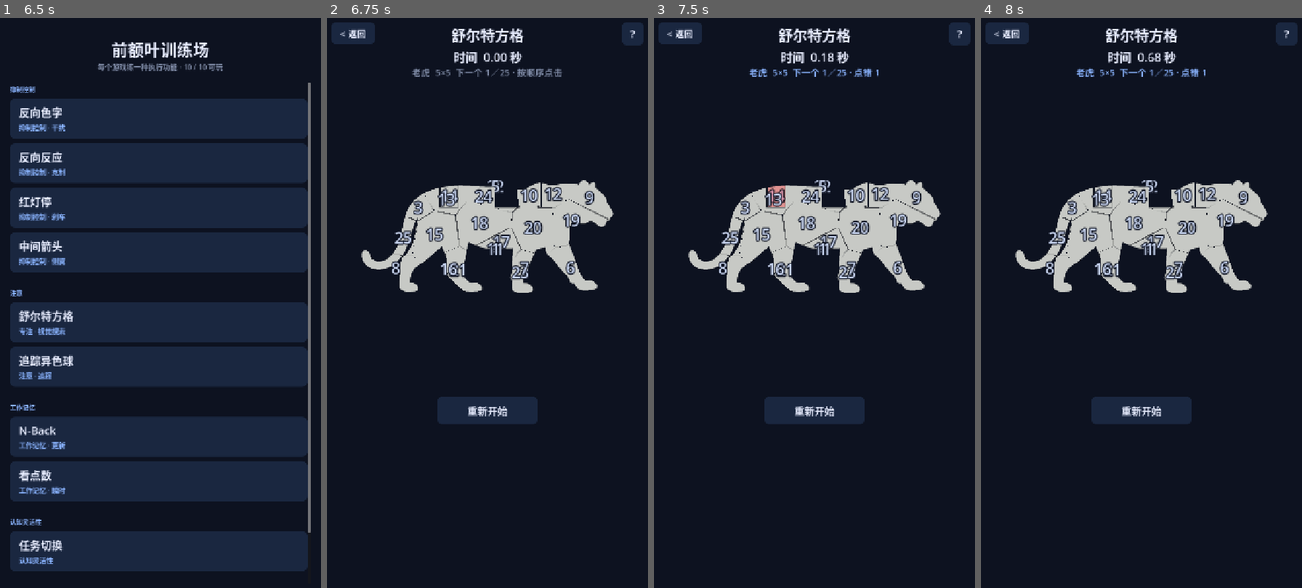
Above: before the commit, frames 1-4 (left to right).
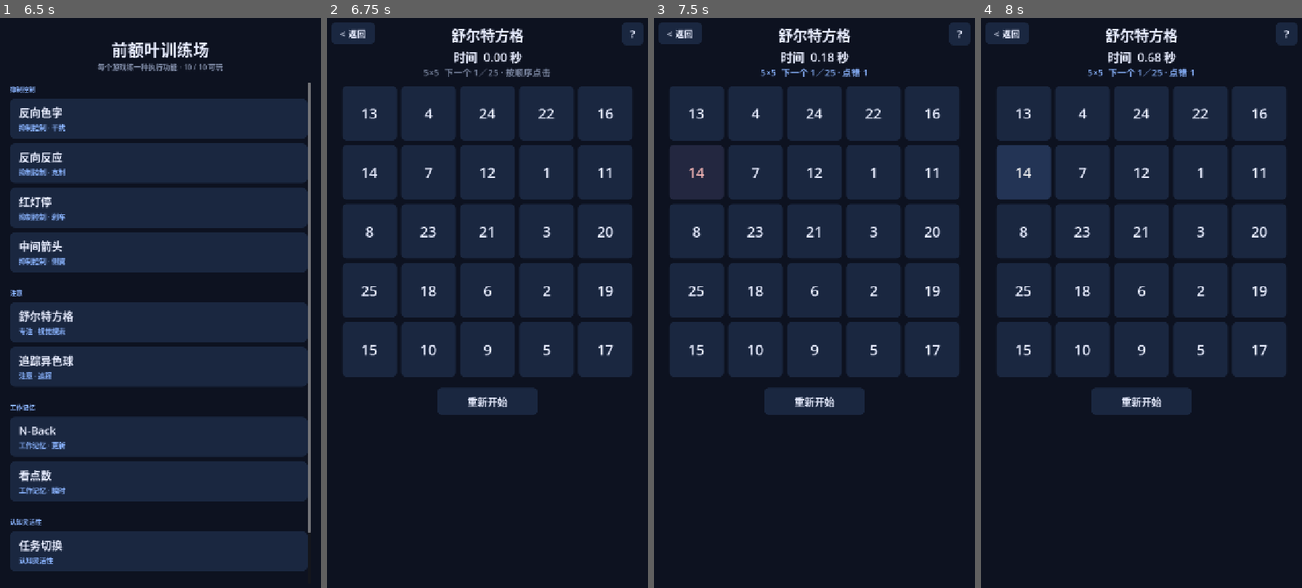
Above: after the commit, the same moments.

Repository: JeffGu98/PrefrontalCortexGame
Game: Godot game, scene res://scenes/Hub.tscn
Two runs of this game, one before a commit and one after it. Both use one fixed random seed, a clock stepped at 60 frames per second and the inputs below.
Inputs (mouse positions are in pixels of both pictures, inside the frame that each line leads up to):
- Up to frame 1 (6.5 s): click (157, 120) at 0.52 s; click "< 返回" at 1.25 s; click (157, 160) at 2.02 s; click "< 返回" at 2.75 s; click (157, 206) at 3.52 s; click "< 返回" at 4.25 s; click (157, 251) at 5.02 s; click "< 返回" at 5.75 s
- Up to frame 2 (6.75 s): click (484, 320) at 6.52 s
- Up to frame 3 (7.5 s): click "14" at 7.25 s
- Up to frame 4 (8 s): no input

Frame 1 is identical in both runs. In frame 2, 42% of the frame differs, in the area x 4-96%, y 8-72%; in frame 3, 42%; in frame 4, 42%.

Commit message:
Restore numeric Schulte boards and ship 1.1.11.
舒尔特改回数字格，不再用动物剪影切块。保留 5×5→6×6→7×7 和进度门。

Diff:
--- a/project.godot
+++ b/project.godot
@@ -11,7 +11,7 @@
 [application]
 
 config/name="前额叶训练场"
-config/version="1.1.10"
+config/version="1.1.11"
 run/main_scene="res://scenes/Hub.tscn"
 config/features=PackedStringArray("4.7", "Mobile")
 config/icon="res://icon.png"
--- a/scripts/Schulte.gd
+++ b/scripts/Schulte.gd
@@ -1,28 +1,19 @@
 extends "res://scripts/GameBase.gd"
-## 舒尔特方格：动物剪影切成不规则块，数字叠在块上。
+## 舒尔特方格：数字格 5×5 起，点完升到 6×6、7×7。
 
 
 const MIN_SIZE := 5
 const MAX_SIZE := 7
 const BEST_PATH := "user://schulte_best.cfg"
-const ASSET_DIR := "res://assets/schulte/"
-const NAMES_PATH := "res://assets/schulte/names.cfg"
-const FALLBACK_PNGS := [
-	"cat.png", "dog.png", "fox.png", "panda.png", "elephant.png",
-	"owl.png", "tiger.png", "rabbit.png", "penguin.png", "deer.png",
-]
+const GAP := 10.0
+const CELL_MAX := 120.0
+const CELL_MIN := 36.0
 const HUD_TOP := 156.0
-const SIDE_MARGIN := 28.0
+const SIDE_MARGIN := 36.0
 const BOTTOM_RESERVE := 108.0
 const RESTART_W := 220.0
 const RESTART_H := 60.0
 const NEXT_BOARD_GAP := 0.7
-const MASK_SIZE := 256
-const CRACK := 1.2
-const DEBUG_PERF := false
-const LINE := Color("#f3ead2")
-const WAIT_TINT := Color(0.82, 0.86, 0.94)
-const DONE_NUM := Color("#2a3548")
 
 enum Phase { GATE, PLAY }
 
@@ -36,14 +27,8 @@
 var mistakes := 0
 var board_id := 0
 var best_times := {5: -1.0, 6: -1.0, 7: -1.0}
-var last_animal_id := ""
-var animal_id := ""
-var animal_name := ""
-var animal_img: Image
-var piece_info: Array = []
-var animals: Array = []
-
-var board: Control
+
+var grid: GridContainer
 var time_label: Label
 var status_label: Label
 var restart_button: Button
@@ -52,14 +37,13 @@
 
 func _init() -> void:
 	title_text = "舒尔特方格"
-	help_text = "每盘抽一张动物剪影，沿外形切成不规则小块，数字叠在块上。从 1 开始按顺序点，越快越好。点对揭开这块，点错闪红但不重来。第一次点击开始计时。\n点完 5×5 会上 6×6，再上 7×7，换一张新图。块的位置不会在中途乱动。\n做到哪一档会记住。再进时选继续最新一档，或从 5×5 重来。"
+	help_text = "格子里随机排着数字。从 1 开始按顺序点，越快越好。点错会闪红并计入失误，但不用从头来。第一次点击开始计时。\n点完 5×5 会上 6×6，再上 7×7。格子不会在中途换位。\n做到哪一档会记住。再进时选继续最新一档，或从 5×5 重来。"
 
 
 func _build_game() -> void:
-	_load_animals()
 	_load_best()
 	_build_hud()
-	_build_board()
+	_build_grid()
 	_build_restart_button()
 	_layout_board()
 	if latest_size > MIN_SIZE:
@@ -84,11 +68,11 @@
 	add_child(status_label)
 
 
-func _build_board() -> void:
-	board = Control.new()
-	board.mouse_filter = Control.MOUSE_FILTER_IGNORE
-	board.texture_filter = CanvasItem.TEXTURE_FILTER_LINEAR
-	add_child(board)
+func _build_grid() -> void:
+	grid = GridContainer.new()
+	grid.add_theme_constant_override("h_separation", int(GAP))
+	grid.add_theme_constant_override("v_separation", int(GAP))
+	add_child(grid)
 
 
 func _build_restart_button() -> void:
@@ -103,36 +87,33 @@
 
 
 func _notification(what: int) -> void:
-	if what == NOTIFICATION_RESIZED and board != null:
+	if what == NOTIFICATION_RESIZED and grid != null:
 		_layout_board()
 
 
 func _layout_board() -> void:
+	var cell := _cell_size()
+	var total := grid_size * cell + (grid_size - 1) * GAP
+	var vp := get_viewport_rect().size
+	grid.position = Vector2((vp.x - total) / 2.0, HUD_TOP)
+	grid.size = Vector2(total, total)
+	var font_size := clampi(int(cell * 0.32), 14, 32)
+	for btn in cells:
+		var cell_btn: Button = btn
+		cell_btn.custom_minimum_size = Vector2(cell, cell)
+		cell_btn.add_theme_font_size_override("font_size", font_size)
+	restart_button.position = Vector2((vp.x - RESTART_W) / 2.0, grid.position.y + total + 24.0)
+	_layout_progress_gate()
+
+
+func _cell_size() -> float:
 	var vp := get_viewport_rect().size
 	var avail_w := vp.x - SIDE_MARGIN * 2.0
 	var avail_h := vp.y - HUD_TOP - BOTTOM_RESERVE
-	var side := minf(avail_w, avail_h)
-	board.position = Vector2((vp.x - side) / 2.0, HUD_TOP)
-	board.size = Vector2(side, side)
-	var font_size := clampi(int(side / float(grid_size) * 0.36), 14, 34)
-	var outline := clampi(int(side / float(grid_size) * 0.08), 4, 10)
-	for btn in cells:
-		_layout_piece(btn, font_size, outline)
-	restart_button.position = Vector2((vp.x - RESTART_W) / 2.0, board.position.y + side + 20.0)
-	_layout_progress_gate()
-
-
-func _layout_piece(btn: TextureButton, font_size: int, outline: int) -> void:
-	var uv: Rect2 = btn.get_meta("uv_rect")
-	var centroid: Vector2 = btn.get_meta("centroid")
-	btn.position = uv.position * board.size
-	btn.size = uv.size * board.size
-	var num: Label = btn.get_node("Num")
-	num.add_theme_font_size_override("font_size", font_size)
-	num.add_theme_constant_override("outline_size", outline)
-	var local := (centroid - uv.position) / uv.size
-	num.size = Vector2(font_size * 2.2, font_size * 1.4)
-	num.position = local * btn.size - num.size * 0.5
+	var inner_w := avail_w - GAP * (grid_size - 1)
+	var inner_h := avail_h - GAP * (grid_size - 1)
+	var cell := minf(inner_w / grid_size, inner_h / grid_size)
+	return clampf(cell, CELL_MIN, CELL_MAX)
 
 
 func _cell_count() -> int:
@@ -145,11 +126,33 @@
 	return "%d×%d" % [n, n]
 
 
+func _style_cell(btn: Button) -> void:
+	var normal := StyleBoxFlat.new()
+	normal.bg_color = Color("#1a2740")
+	normal.set_corner_radius_all(10)
+	btn.add_theme_stylebox_override("normal", normal)
+
+	var hover := StyleBoxFlat.new()
+	hover.bg_color = Color("#233455")
+	hover.set_corner_radius_all(10)
+	btn.add_theme_stylebox_override("hover", hover)
+
+	var pressed := StyleBoxFlat.new()
+	pressed.bg_color = Color("#152038")
+	pressed.set_corner_radius_all(10)
+	btn.add_theme_stylebox_override("pressed", pressed)
+
+	var disabled := StyleBoxFlat.new()
+	disabled.bg_color = Color("#132034")
+	disabled.set_corner_radius_all(10)
+	btn.add_theme_stylebox_override("disabled", disabled)
+
+
 func _show_gate() -> void:
 	phase = Phase.GATE
 	finished = true
 	started = false
-	board.visible = false
+	grid.visible = false
 	restart_button.visible = false
 	_show_progress_gate(
 		"上次做到 %s。\n这一局进最新一档，还是从 5×5 重来？" % _size_label(latest_size),
@@ -163,7 +166,7 @@
 
 func _hide_gate() -> void:
 	_hide_progress_gate()
-	board.visible = true
+	grid.visible = true
 	restart_button.visible = true
 
 
@@ -181,95 +184,6 @@
 	_save_progress()
 	_hide_gate()
 	_start_board(MIN_SIZE)
-
-
-func _load_animals() -> void:
-	animals.clear()
-	var labels := {}
-	var cfg := ConfigFile.new()
-	if cfg.load(NAMES_PATH) == OK:
-		for key in cfg.get_section_keys("names"):
-			labels[String(key)] = str(cfg.get_value("names", key))
-	var files := _list_animal_pngs()
-	for fname in files:
-		var id := fname.get_basename()
-		animals.append({
-			"id": id,
-			"name": str(labels.get(id, id)),
-			"path": ASSET_DIR + fname,
-		})
-
-
-func _list_animal_pngs() -> Array[String]:
-	var files: Array[String] = []
-	var seen := {}
-	var raw: Array[String] = []
-	for entry in ResourceLoader.list_directory(ASSET_DIR):
-		raw.append(String(entry))
-	var dir := DirAccess.open(ASSET_DIR)
-	if dir != null:
-		for entry in dir.get_files():
-			raw.append(String(entry))
-	for entry in raw:
-		var name := String(entry).trim_suffix("/")
-		if name.begins_with("_") or name.begins_with("."):
-			continue
-		if name.ends_with(".import"):
-			name = name.trim_suffix(".import")
-		if name.get_extension().to_lower() != "png":
-			continue
-		if seen.has(name):
-			continue
-		seen[name] = true
-		files.append(name)
-	files.sort()
-	if files.is_empty():
-		for fname in FALLBACK_PNGS:
-			files.append(String(fname))
-	return files
-
-
-func _load_animal_image(path: String) -> Image:
-	var img := Image.new()
-	if FileAccess.file_exists(path):
-		var buf := FileAccess.get_file_as_bytes(path)
-		if buf.size() > 8 and img.load_png_from_buffer(buf) == OK:
-			img.convert(Image.FORMAT_RGBA8)
-			return img
-	if img.load(path) == OK:
-		img.convert(Image.FORMAT_RGBA8)
-		return img
-	var tex := ResourceLoader.load(path) as Texture2D
-	if tex != null:
-		var from_tex := tex.get_image()
-		if from_tex == null:
-			from_tex = RenderingServer.texture_2d_get(tex.get_rid())
-		if from_tex != null:
-			from_tex.convert(Image.FORMAT_RGBA8)
-			return from_tex
-	return null
-
-
-func _pick_animal() -> void:
-	var pool: Array = []
-	for a in animals:
-		if String(a["id"]) != last_animal_id:
-			pool.append(a)
-	if pool.is_empty():
-		pool = animals.duplicate()
-	animal_img = Image.create(MASK_SIZE, MASK_SIZE, false, Image.FORMAT_RGBA8)
-	animal_img.fill(Color(0, 0, 0, 0))
-	if pool.is_empty():
-		animal_id = ""
-		animal_name = "剪影"
-		return
-	var picked: Dictionary = pool.pick_random()
-	animal_id = String(picked["id"])
-	animal_name = String(picked["name"])
-	last_animal_id = animal_id
-	var loaded := _load_animal_image(String(picked["path"]))
-	if loaded != null:
-		animal_img = loaded
 
 
 func _start_new() -> void:
@@ -292,66 +206,46 @@
 	mistakes = 0
 	time_label.text = "时间  0.00 秒"
 	_hide_gate()
-	var t0 := Time.get_ticks_msec()
-	_pick_animal()
-	var t1 := Time.get_ticks_msec()
-	_shatter()
-	var t2 := Time.get_ticks_msec()
 	_rebuild_cells()
-	var t3 := Time.get_ticks_msec()
+	_reset_grid()
 	_layout_board()
 	_remember_level()
 	_refresh_status()
-	if DEBUG_PERF:
-		print("schulte board %dx%d pick=%d shatter=%d rebuild=%d total=%d" % [
-			grid_size, grid_size, t1 - t0, t2 - t1, t3 - t2, t3 - t0
-		])
-
-
-func _clear_board() -> void:
-	for child in board.get_children():
-		board.remove_child(child)
+
+
+func _rebuild_cells() -> void:
+	for child in grid.get_children():
+		grid.remove_child(child)
 		child.free()
 	cells.clear()
-
-
-func _rebuild_cells() -> void:
-	_clear_board()
+	grid.columns = grid_size
+	for i in range(_cell_count()):
+		var btn := Button.new()
+		btn.focus_mode = Control.FOCUS_NONE
+		btn.add_theme_color_override("font_color", Color("#e8edff"))
+		btn.add_theme_color_override("font_disabled_color", Color("#4a6a8f"))
+		_style_cell(btn)
+		btn.pressed.connect(_on_cell_pressed.bind(btn))
+		grid.add_child(btn)
+		cells.append(btn)
+
+
+func _reset_grid() -> void:
 	var numbers: Array = []
 	for i in range(1, _cell_count() + 1):
 		numbers.append(i)
 	numbers.shuffle()
-	for i in range(piece_info.size()):
-		var info: Dictionary = piece_info[i]
-		var btn := TextureButton.new()
-		btn.ignore_texture_size = true
-		btn.stretch_mode = TextureButton.STRETCH_SCALE
-		btn.texture_filter = CanvasItem.TEXTURE_FILTER_LINEAR
-		btn.texture_normal = info["tex"]
-		btn.texture_click_mask = info["mask"]
-		btn.focus_mode = Control.FOCUS_NONE
-		btn.modulate = WAIT_TINT
+	for i in range(_cell_count()):
+		var btn: Button = cells[i]
+		btn.text = str(numbers[i])
 		btn.set_meta("num", numbers[i])
-		btn.set_meta("done", false)
-		btn.set_meta("uv_rect", info["uv_rect"])
-		btn.set_meta("centroid", info["centroid"])
-		btn.pressed.connect(_on_cell_pressed.bind(btn))
-		var num := Label.new()
-		num.name = "Num"
-		num.horizontal_alignment = HORIZONTAL_ALIGNMENT_CENTER
-		num.vertical_alignment = VERTICAL_ALIGNMENT_CENTER
-		num.mouse_filter = Control.MOUSE_FILTER_IGNORE
-		num.add_theme_color_override("font_color", Color("#f4f7ff"))
-		num.add_theme_color_override("font_outline_color", Color("#0d1220"))
-		num.add_theme_constant_override("outline_size", 8)
-		num.text = str(numbers[i])
-		btn.add_child(num)
-		board.add_child(btn)
-		cells.append(btn)
-
-
-func _on_cell_pressed(btn: TextureButton) -> void:
-	if phase != Phase.PLAY or finished or bool(btn.get_meta("done")):
+		btn.disabled = false
+		btn.modulate = Color.WHITE
+		btn.scale = Vector2.ONE
+
+
+func _on_cell_pressed(btn: Button) -> void:
+	if phase != Phase.PLAY or finished or btn.disabled:
 		return
 	if not started:
 		started = true
@@ -369,23 +263,21 @@
 		_refresh_status()
 
 
-func _mark_correct(btn: TextureButton) -> void:
-	btn.set_meta("done", true)
-	var num: Label = btn.get_node("Num")
-	num.visible = true
-	num.add_theme_color_override("font_color", DONE_NUM)
+func _mark_correct(btn: Button) -> void:
+	btn.disabled = true
+	btn.modulate = Color("#4ade80")
 	btn.pivot_offset = btn.size * 0.5
-	btn.scale = Vector2(1.06, 1.06)
+	btn.scale = Vector2(1.12, 1.12)
 	var tween := create_tween()
 	tween.set_parallel(true)
-	tween.tween_property(btn, "modulate", Color.WHITE, 0.22)
+	tween.tween_property(btn, "modulate", Color(0.55, 0.85, 0.7), 0.45)
 	tween.tween_property(btn, "scale", Vector2.ONE, 0.18).set_trans(Tween.TRANS_BACK)
 
 
-func _flash_wrong(btn: TextureButton) -> void:
+func _flash_wrong(btn: Button) -> void:
+	btn.modulate = Color(1.0, 0.35, 0.35)
 	var tween := create_tween()
-	tween.tween_property(btn, "modulate", Color(1.0, 0.4, 0.45), 0.05)
-	tween.tween_property(btn, "modulate", WAIT_TINT, 0.28)
+	tween.tween_property(btn, "modulate", Color.WHITE, 0.3)
 
 
 func _process(delta: float) -> void:
@@ -400,13 +292,13 @@
 	started = false
 	var is_best := _record_best()
 	var suffix := " · 新纪录" if is_best else ""
-	status_label.text = "%s %s 完成 %.2f 秒（点错 %d）%s" % [animal_name, _size_label(), elapsed, mistakes, suffix]
+	status_label.text = "%s 完成 %.2f 秒（点错 %d）%s" % [_size_label(), elapsed, mistakes, suffix]
 	status_label.add_theme_color_override("font_color", Color("#ffd75d") if is_best else Color("#4ade80"))
 	if grid_size < MAX_SIZE:
 		var nxt := grid_size + 1
 		latest_size = nxt
 		_save_progress()
-		_burst_feedback(animal_name, Color("#ffd75d") if is_best else Color("#4ade80"))
+		_burst_feedback(_size_label(), Color("#ffd75d") if is_best else Color("#4ade80"))
 		var id := board_id
 		await get_tree().create_timer(NEXT_BOARD_GAP).timeout
 		if not is_inside_tree() or id != board_id or phase != Phase.PLAY:
@@ -414,7 +306,7 @@
 		_start_board(nxt)
 	else:
 		_save_progress()
-		_burst_feedback(animal_name, Color("#ffd75d") if is_best else Color("#4ade80"))
+		_burst_feedback(_size_label(), Color("#ffd75d") if is_best else Color("#4ade80"))
 
 
 func _refresh_status() -> void:
@@ -425,7 +317,7 @@
 		status_label.text = _idle_text()
 		return
 	status_label.add_theme_color_override("font_color", Color("#8ab4ff"))
-	var body := "%s  %s  下一个 %d／%d" % [animal_name, _size_label(), next_number, _cell_count()]
+	var body := "%s  下一个 %d／%d" % [_size_label(), next_number, _cell_count()]
 	if mistakes > 0:
 		body += " · 点错 %d" % mistakes
 	status_label.text = body
@@ -433,7 +325,7 @@
 
 func _idle_text() -> String:
 	var best: float = best_times.get(grid_size, -1.0)
-	var head := "%s  %s  下一个 1／%d" % [animal_name, _size_label(), _cell_count()]
+	var head := "%s  下一个 1／%d" % [_size_label(), _cell_count()]
 	if best > 0.0:
 		return "%s · 最佳 %.2f 秒" % [head, best]
 	return "%s · 按顺序点击" % head
@@ -471,214 +363,3 @@
 	config.set_value("best", "time_7", best_times.get(7, -1.0))
 	config.set_value("best", "size", clampi(latest_size, MIN_SIZE, MAX_SIZE))
 	config.save(BEST_PATH)
-
-
-func _shatter() -> void:
-	piece_info.clear()
-	if animal_img == null:
-		return
-	var t0 := Time.get_ticks_msec()
-	var src_full := animal_img.duplicate()
-	src_full.convert(Image.FORMAT_RGBA8)
-	var src := src_full.duplicate()
-	src.resize(MASK_SIZE, MASK_SIZE, Image.INTERPOLATE_BILINEAR)
-	var t1 := Time.get_ticks_msec()
-	var inside := _alpha_mask(src)
-	var center := _mask_center(inside)
-	var n := grid_size
-	var count := n * n
-	var sites := _place_sites(inside, n, center)
-	var t2 := Time.get_ticks_msec()
-	var labels := PackedInt32Array()
-	labels.resize(MASK_SIZE * MASK_SIZE)
-	labels.fill(-1)
-	_assign_voronoi(inside, sites, labels, n)
-	var t3 := Time.get_ticks_msec()
-	var mins: Array[Vector2i] = []
-	var maxs: Array[Vector2i] = []
-	var sums: Array[Vector2] = []
-	var area: PackedInt32Array = PackedInt32Array()
-	area.resize(count)
-	for i in range(count):
-		mins.append(Vector2i(MASK_SIZE, MASK_SIZE))
-		maxs.append(Vector2i(-1, -1))
-		sums.append(Vector2.ZERO)
-	for y in range(MASK_SIZE):
-		for x in range(MASK_SIZE):
-			var lab := labels[y * MASK_SIZE + x]
-			if lab < 0:
-				continue
-			area[lab] += 1
-			sums[lab] += Vector2(x, y)
-			mins[lab] = Vector2i(mini(mins[lab].x, x), mini(mins[lab].y, y))
-			maxs[lab] = Vector2i(maxi(maxs[lab].x, x), maxi(maxs[lab].y, y))
-	var t4 := Time.get_ticks_msec()
-	var paint := src_full
-	if src_full.get_width() > 512:
-		paint = src_full.duplicate()
-		paint.resize(512, 512, Image.INTERPOLATE_BILINEAR)
-	var src_w: int = paint.get_width()
-	var src_h: int = paint.get_height()
-	var src_bytes: PackedByteArray = paint.get_data()
-	var sx := float(src_w) / float(MASK_SIZE)
-	var sy := float(src_h) / float(MASK_SIZE)
-	var cream_r := int(LINE.r * 255.0)
-	var cream_g := int(LINE.g * 255.0)
-	var cream_b := int(LINE.b * 255.0)
-	for i in range(count):
-		if area[i] <= 0:
-			var p: Vector2 = sites[i]
-			var fx := clampi(int(p.x), 0, MASK_SIZE - 1)
-			var fy := clampi(int(p.y), 0, MASK_SIZE - 1)
-			mins[i] = Vector2i(maxi(fx - 4, 0), maxi(fy - 4, 0))
-			maxs[i] = Vector2i(mini(fx + 4, MASK_SIZE - 1), mini(fy + 4, MASK_SIZE - 1))
-			sums[i] = Vector2(fx, fy)
-			area[i] = 1
-		var x0: int = mins[i].x
-		var y0: int = mins[i].y
-		var w: int = maxi(maxs[i].x - x0 + 1, 1)
-		var h: int = maxi(maxs[i].y - y0 + 1, 1)
-		var src_x0 := clampi(int(floor(float(x0) * sx)), 0, src_w - 1)
-		var src_y0 := clampi(int(floor(float(y0) * sy)), 0, src_h - 1)
-		var pw := clampi(int(ceil(float(w) * sx)), 1, src_w - src_x0)
-		var ph := clampi(int(ceil(float(h) * sy)), 1, src_h - src_y0)
-		var piece_bytes := PackedByteArray()
-		piece_bytes.resize(pw * ph * 4)
-		for py in range(ph):
-			var src_row := ((src_y0 + py) * src_w + src_x0) * 4
-			var dst_row := py * pw * 4
-			for px in range(pw):
-				var mx := clampi(int(floor(float(src_x0 + px) / sx)), 0, MASK_SIZE - 1)
-				var my := clampi(int(floor(float(src_y0 + py) / sy)), 0, MASK_SIZE - 1)
-				if labels[my * MASK_SIZE + mx] != i:
-					continue
-				var si: int = src_row + px * 4
-				var a: int = src_bytes[si + 3]
-				if a <= 5:
-					continue
-				var di: int = dst_row + px * 4
-				if a < 51:
-					piece_bytes[di] = cream_r
-					piece_bytes[di + 1] = cream_g
-					piece_bytes[di + 2] = cream_b
-					piece_bytes[di + 3] = a
-				else:
-					piece_bytes[di] = src_bytes[si]
-					piece_bytes[di + 1] = src_bytes[si + 1]
-					piece_bytes[di + 2] = src_bytes[si + 2]
-					piece_bytes[di + 3] = a
-		var piece := Image.create_from_data(pw, ph, false, Image.FORMAT_RGBA8, piece_bytes)
-		var tex := ImageTexture.create_from_image(piece)
-		var bm := BitMap.new()
-		bm.create_from_image_alpha(piece, 0.12)
-		var scale := 1.0 / float(MASK_SIZE)
-		var centroid := sums[i] / float(area[i])
-		piece_info.append({
-			"tex": tex,
-			"mask": bm,
-			"uv_rect": Rect2(Vector2(x0, y0) * scale, Vector2(w, h) * scale),
-			"centroid": centroid * scale,
-		})
-	if DEBUG_PERF:
-		print("schulte shatter resize=%d mask=%d voronoi=%d crack=%d paint=%d" % [
-			t1 - t0, t2 - t1, t3 - t2, t4 - t3, Time.get_ticks_msec() - t4
-		])
-
-
-func _alpha_mask(src: Image) -> PackedByteArray:
-	var data: PackedByteArray = src.get_data()
-	var total := MASK_SIZE * MASK_SIZE
-	var inside := PackedByteArray()
-	inside.resize(total)
-	var p := 3
-	for i in range(total):
-		inside[i] = 1 if data[p] > 10 else 0
-		p += 4
-	return inside
-
-
-func _mask_center(inside: PackedByteArray) -> Vector2:
-	var sx := 0
-	var sy := 0
-	var n := 0
-	for y in range(MASK_SIZE):
-		for x in range(MASK_SIZE):
-			if inside[y * MASK_SIZE + x] == 0:
-				continue
-			sx += x
-			sy += y
-			n += 1
-	if n == 0:
-		return Vector2(MASK_SIZE * 0.5, MASK_SIZE * 0.5)
-	return Vector2(float(sx) / float(n), float(sy) / float(n))
-
-
-func _place_sites(inside: PackedByteArray, n: int, center: Vector2) -> PackedVector2Array:
-	var sites := PackedVector2Array()
-	sites.resize(n * n)
-	for row in range(n):
-		for col in range(n):
-			var gx := (col + 0.5 + randf_range(-0.18, 0.18)) / float(n) * MASK_SIZE
-			var gy := (row + 0.5 + randf_range(-0.18, 0.18)) / float(n) * MASK_SIZE
-			sites[row * n + col] = _nearest_inside(inside, Vector2(gx, gy), center)
-	return sites
-
-
-func _nearest_inside(inside: PackedByteArray, p: Vector2, center: Vector2) -> Vector2:
-	var x := clampi(int(p.x), 0, MASK_SIZE - 1)
-	var y := clampi(int(p.y), 0, MASK_SIZE - 1)
-	if inside[y * MASK_SIZE + x] == 1:
-		return Vector2(x, y)
-	var cx := int(center.x)
-	var cy := int(center.y)
-	for _s in range(MASK_SIZE):
-		if x != cx:
-			x += 1 if cx > x else -1
-		if y != cy:
-			y += 1 if cy > y else -1
-		if inside[y * MASK_SIZE + x] == 1:
-			return Vector2(x, y)
-		if x == cx and y == cy:
-			break
-	return center
-
-
-func _assign_voronoi(inside: PackedByteArray, sites: PackedVector2Array, labels: PackedInt32Array, n: int) -> void:
-	var crack2 := CRACK * CRACK
-	for y in range(MASK_SIZE):
-		var row_guess := clampi(int(float(y) * float(n) / float(MASK_SIZE)), 0, n - 1)
-		for x in range(MASK_SIZE):
-			var idx := y * MASK_SIZE + x
-			if inside[idx] == 0:
-				labels[idx] = -1
-				continue
-			var col_guess := clampi(int(float(x) * float(n) / float(MASK_SIZE)), 0, n - 1)
-			var best := row_guess * n + col_guess
-			var best_d := INF
-			var second := INF
-			var px := float(x)
-			var py := float(y)
-			for dr in range(-1, 2):
-				for dc in range(-1, 2):
-					var nr: int = row_guess + dr
-					var nc: int = col_guess + dc
-					if nr < 0 or nc < 0 or nr >= n or nc >= n:
-						continue
-					var i: int = nr * n + nc
-					var d := _dist2(Vector2(px, py), sites[i])
-					if d < best_d:
-						second = best_d
-						best_d = d
-						best = i
-					elif d < second:
-						second = d
-			if second - best_d < crack2:
-				labels[idx] = -1
-			else:
-				labels[idx] = best
-
-
-func _dist2(a: Vector2, b: Vector2) -> float:
-	var dx := a.x - b.x
-	var dy := a.y - b.y
-	return dx * dx + dy * dy
Not shown, changed: export_presets.cfg
Not shown, changed: docs/design.md
Not shown, changed: docs/improvements.md
